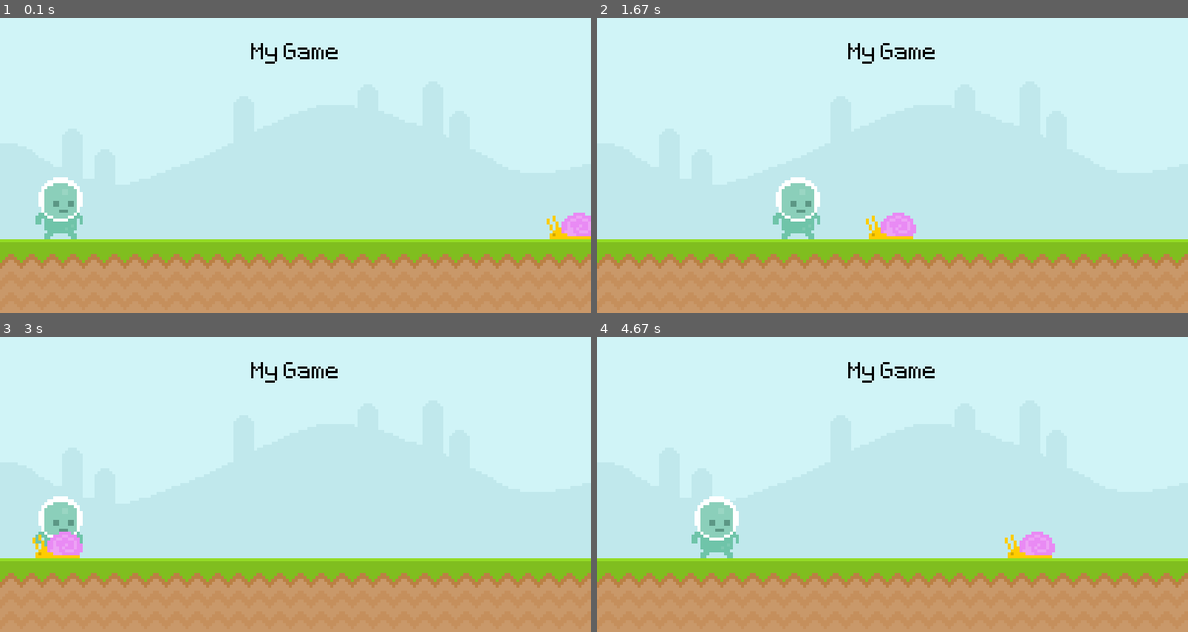
Above: before the commit, frames 1-4 (two rows, left to right).
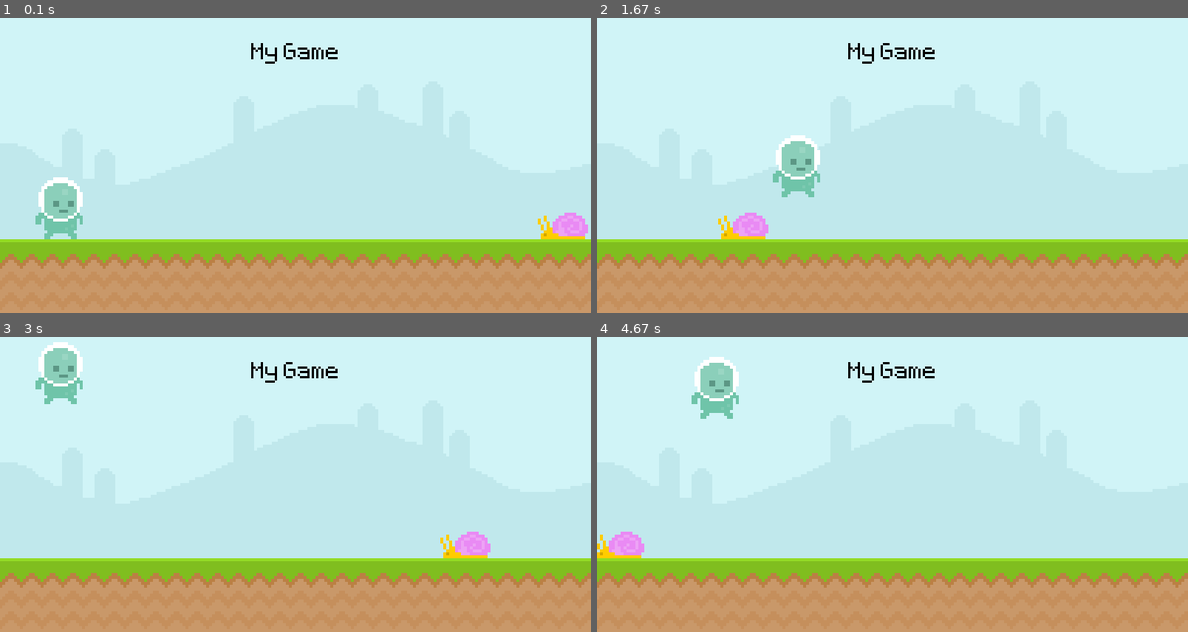
Above: after the commit, the same moments.

Repository: lochhapu/learning-pygame
Game: pygame game, started from my_game.py
Same seed, same stepped clock (60 frames per second), same inputs: the game is played once before the commit and once after it.
Inputs:
- Up to frame 1 (0.1 s): no input
- Up to frame 2 (1.67 s): tap Space at 0.33, 0.73, 1.03, 1.23, 1.57 s; hold Right 0.67-1.13 s; hold Up 1.17-1.47 s; hold Right from 1.5 s (still down)
- Up to frame 3 (3 s): tap Space at 1.87, 2.07, 2.37, 2.63, 2.93 s; release Right at 1.97 s; hold Left 2-2.53 s; hold Left 2.57-2.97 s
- Up to frame 4 (4.67 s): hold Right 3.4-4.03 s; tap Space at 3.47, 3.77, 4.13, 4.43, 4.63 s; hold Left 4.07-4.53 s; hold Right from 4.57 s (still down)

The runs differ from the first frame. In frame 1, 0.4% of the frame differs, in the area x 91-100%, y 66-75%; in frame 2, 3.3%; in frame 3, 3.3%; in frame 4, 3.6%, in the area x 0-78%, y 6-75%.

Commit message:
added jumping and gravity for player

Diff:
--- a/my_game.py
+++ b/my_game.py
@@ -1,75 +1,49 @@
 import pygame
 from sys import exit
 
-# Initialize pygame modules
 pygame.init()
-
-# Set up the main game window
 screen = pygame.display.set_mode((800, 400))
-pygame.display.set_caption('Runner')  # Title of the game window
-clock = pygame.time.Clock()  # Clock object to control frame rate
-
-# Load a custom pixel font for text rendering
+pygame.display.set_caption('Runner')
+clock = pygame.time.Clock()
 test_font = pygame.font.Font('fonts/Pixeltype.ttf', 50)
-
-# Load background surfaces
 sky_surface = pygame.image.load('graphics/sky.png').convert()
 ground_surface = pygame.image.load('graphics/ground.png').convert()
-
-# Render static text and set it starting position
-score = 0
 text_surface = test_font.render(f'My Game', False, 'Black')
 text_rectangle = text_surface.get_rect(center=(400, 50))
-
-# Load enemy (snail) sprite and set its starting position
 snail_surface = pygame.image.load('graphics/snail/snail_1.png').convert_alpha()
 snail_rectangle = snail_surface.get_rect(midbottom=(800, 300))
-
-# Load player sprite and set its starting position
 player_surface = pygame.image.load('graphics/player/player_walk_1.png').convert_alpha()
 player_rectangle = player_surface.get_rect(midbottom=(80, 300))
+player_gravity = 0
+player_jumped = False
 
 # Game loop
 while True:
+
     # Event handling
     for event in pygame.event.get():
         if event.type == pygame.QUIT:
             pygame.quit()
             exit()
 
+        # Player movement: jumping
         if event.type == pygame.KEYDOWN:
-            if event.key == pygame.K_UP:
-                player_rectangle.y -= 100
-        if event.type == pygame.KEYUP:
-            if event.key == pygame.K_UP:
-                player_rectangle.y += 100
+            if (event.key == pygame.K_UP or event.key == pygame.K_SPACE) and player_jumped == False:
+                player_gravity = -20
+                player_jumped = True
 
-    # Check keys been held down
+    # Moving left & right
     keys = pygame.key.get_pressed()
     if keys[pygame.K_LEFT]:
         player_rectangle.x -= 5
     if keys[pygame.K_RIGHT]:
         player_rectangle.x += 5
 
-    # Draw background
-    screen.blit(sky_surface, (0, 0))
-    screen.blit(ground_surface, (0, 300))
-
-
-    # Draw player character
-    screen.blit(player_surface, player_rectangle)
-
-    # --- Snail movement logic ---
-    # Move snail left across the screen
-    # Reset to the right side once it goes off-screen
+    # Snail movement logic
     if snail_rectangle.x < -100:
         snail_rectangle.x = 800
     else:
-        snail_rectangle.x -= 4
-    screen.blit(snail_surface, snail_rectangle)
-    screen.blit(text_surface, text_rectangle)
-
-    score = 1
+        snail_rectangle.x -= 6
 
     # Check collision of player and snail
     if player_rectangle.colliderect(snail_rectangle):
@@ -77,6 +51,22 @@
     else:
         print(0)
 
+    # Player gravity
+    player_rectangle.y += player_gravity
+    if (player_jumped == True):
+        player_gravity += 1
+    if (player_jumped == True and player_rectangle.bottom >= 300):
+        player_jumped = False
+        player_rectangle.bottom = 300
+        player_gravity = 0
+
+    # Draw
+    screen.blit(sky_surface, (0, 0))
+    screen.blit(ground_surface, (0, 300))
+    screen.blit(player_surface, player_rectangle)
+    screen.blit(snail_surface, snail_rectangle)
+    screen.blit(text_surface, text_rectangle)
+
     # Update the display and maintain a stable frame rate
     pygame.display.update()
     clock.tick(60)
